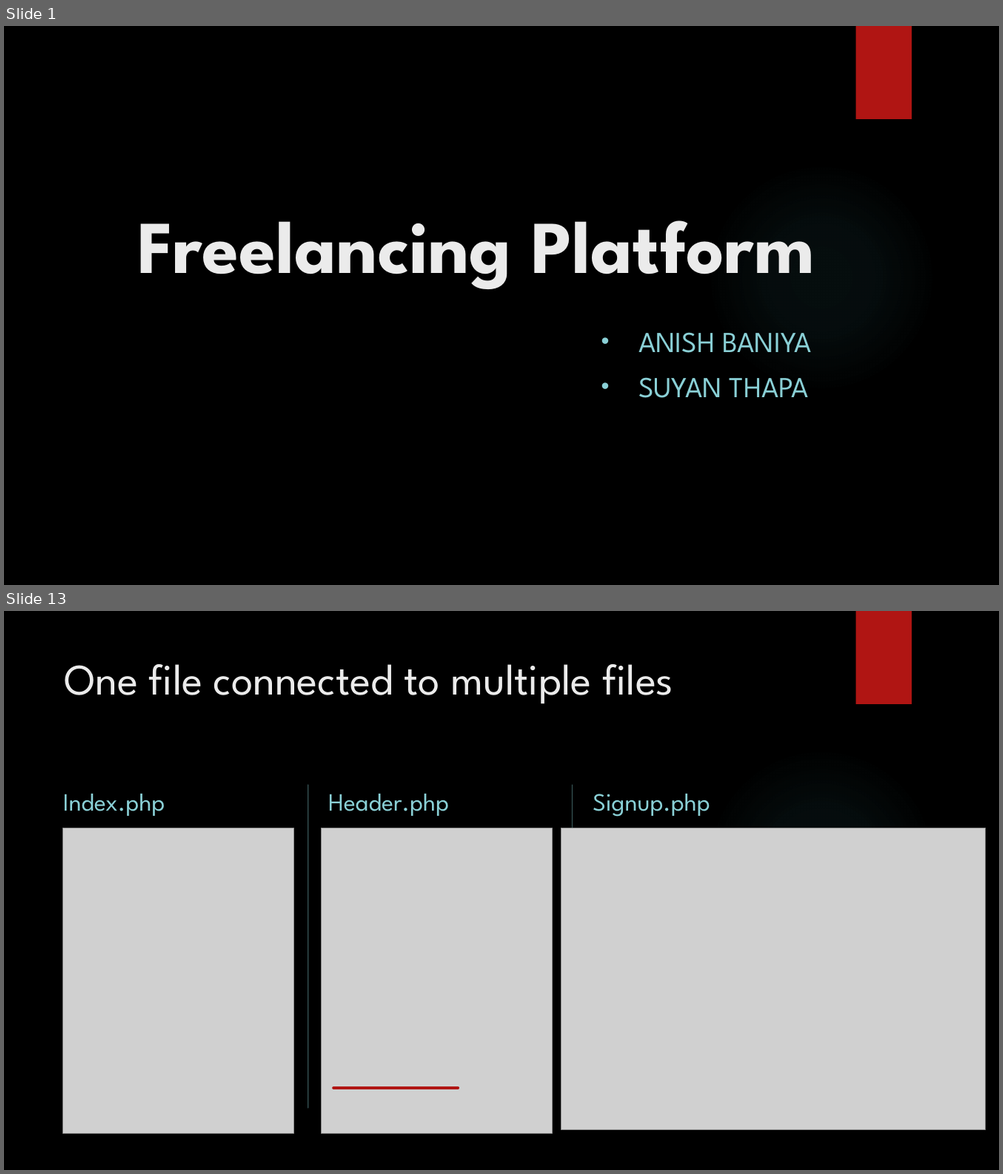
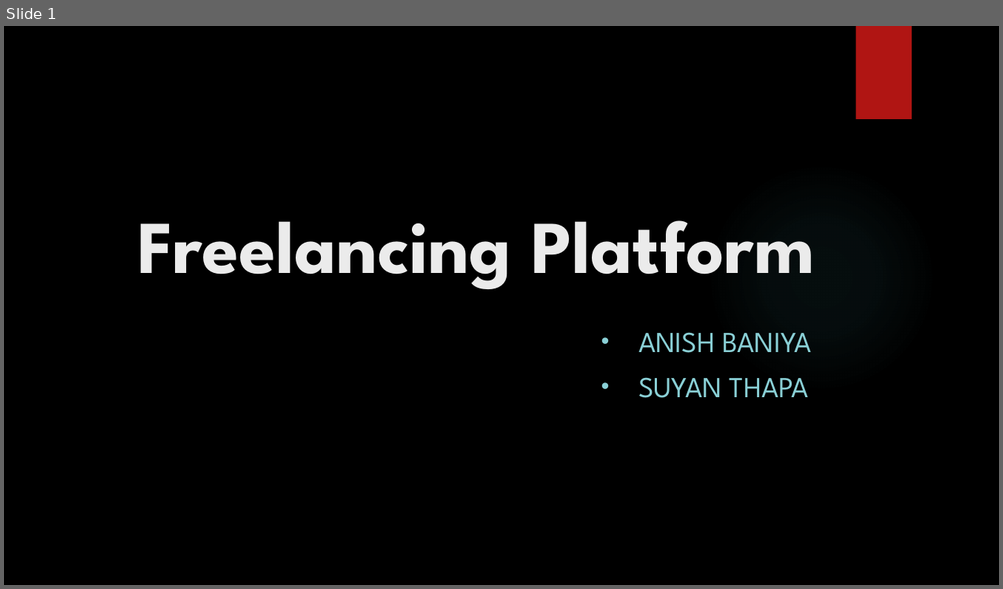
Before and after one commit to suyanthapa/Freelancing-Project, a slide deck: Documentation/Freelancing-Platform.pptx. Shown one above the other, each under a label of ours: slides 1 and 13 before the commit, slide 1 after it; the slides between them are not shown. The pictures are 1003x1174 and 1003x589 pixels, drawn with LibreOffice and Linux fonts; fonts in the diff are those of the drawing; grey boxes stand for pictures; background and template pictures are left out. Boxes give left, top, right and bottom in pixels: in the first picture for what was removed or moved away, otherwise in the second. Text is boxed around its words. In the diff, an @@ line names an element or a change of style, - is before the commit and + after.

```diff
--- a/Documentation/Freelancing-Platform.pptx
+++ b/Documentation/Freelancing-Platform.pptx
@@ slide 13 removed at [4, 611, 999, 1170], background picture (left out); not listed: 2 template elements that a slide beside it also shows @@
@@ title removed at [64, 664, 673, 704] @@
-One file connected to multiple files
@@ line removed from (307, 785) to (307, 1109) @@
@@ line removed from (572, 785) to (572, 1109) @@
@@ text removed at [63, 794, 165, 816] @@
-Index.php
@@ text removed at [328, 794, 449, 816] @@
-Header.php
@@ text removed at [592, 794, 709, 817] @@
-Signup.php
@@ picture removed at [63, 828, 294, 1133] @@
@@ picture removed at [321, 828, 552, 1133] @@
@@ picture removed at [561, 828, 986, 1130] @@
@@ line removed from (334, 1088) to (458, 1088) @@
```
Also in this commit, not shown: 10 slides changed, 2 slides added, 2 other slides removed, 1 other file.
